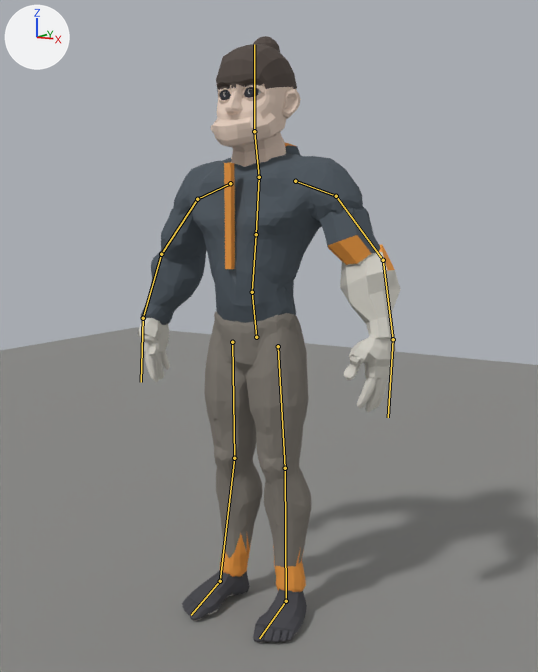
What one commit did to the Blender file assets/characters/hero/hero.blend.
One viewpoint serves both versions: a camera (50 mm lens) standing at (1.258, -1.974, 1.257) and looking at (0.08, -0.068, 0.925). The lights are fixed; the arrows at upper left show +X, +Y and +Z. The picture after the commit comes second. The bones that bend it are drawn over the model as lines.

In view in the first picture: 'Ground', 'Hero', 'HoodDown', 'HoodieShell', 'JoggersShell'.
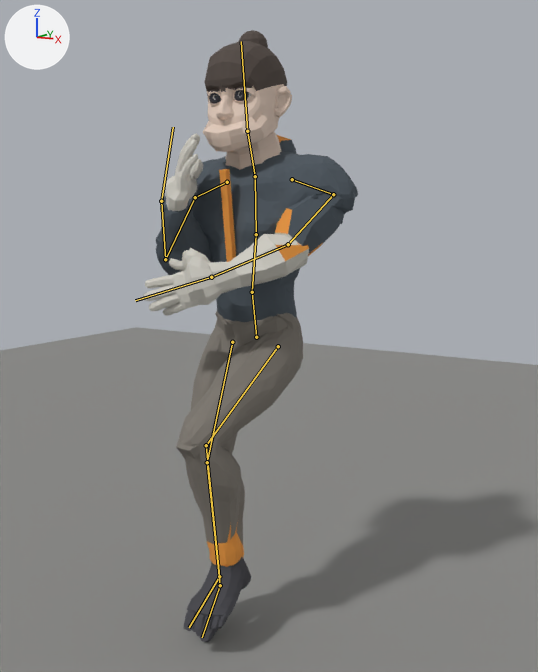
The newer file adds an action. The first version stands in its rest pose; the second is drawn at frame 5 of the action 'Air'.

Where the change shows, as pixel boxes [x1, y1, x2, y2] in the pictures (538 x 672 px):
'Hero', posed (18% narrower): before [138, 36, 401, 643]; after [143, 30, 358, 642]
'JoggersShell', posed (16% wider, 9% shorter): before [204, 311, 311, 592]; after [179, 311, 303, 567]
'HoodieShell', posed (9% narrower): before [141, 154, 363, 325]; after [156, 152, 358, 322]
'HoodDown', posed (mostly hidden): before [285, 143, 300, 155]; after [277, 135, 297, 154]
bone 'Chest', root to tip: before (256, 234) to (259, 177); after (256, 234) to (255, 176)
bone 'LeftUpperArm', root to tip: before (336, 196) to (383, 260); after (333, 194) to (288, 244)
bone 'LeftLowerArm', root to tip: before (383, 260) to (393, 339); after (288, 244) to (211, 277)
bone 'LeftHand', root to tip: before (393, 339) to (388, 417); after (211, 277) to (135, 300)
bone 'RightUpperArm', root to tip: before (197, 199) to (161, 254); after (195, 197) to (165, 259)
bone 'RightLowerArm', root to tip: before (161, 254) to (143, 318); after (165, 259) to (161, 201)
bone 'RightHand', root to tip: before (143, 318) to (141, 382); after (161, 201) to (173, 127)
bone 'LeftUpperLeg', root to tip: before (278, 346) to (285, 468); after (278, 346) to (206, 445)
bone 'LeftLowerLeg', root to tip: before (285, 468) to (286, 601); after (206, 445) to (219, 576)
bone 'LeftFoot', root to tip: before (286, 601) to (259, 638); after (219, 576) to (189, 627)
bone 'RightUpperLeg', root to tip: before (232, 342) to (234, 458); after (232, 342) to (207, 462)
bone 'RightLowerLeg', root to tip: before (234, 458) to (220, 581); after (207, 462) to (220, 585)
bone 'RightFoot', root to tip: before (220, 581) to (191, 615); after (220, 585) to (202, 637)

The change, as a diff of the scene's bpy script:
```diff
--- a/assets/characters/hero/hero.blend.py
+++ b/assets/characters/hero/hero.blend.py
@@ bone_chest @@
 bone_chest = bpy.data.objects['HeroRig'].pose.bones['Chest']  # child of 'Spine'
-bone_chest.rotation_quaternion = (1.0, 0.0, 0.0, 0.0)  # degrees (0, 0, 0)
+bone_chest.rotation_quaternion = (0.998, 0.064, 0.0, 0.0)  # degrees (7, 0, 0)
@@ bone_leftupperarm @@
 bone_leftupperarm = bpy.data.objects['HeroRig'].pose.bones['LeftUpperArm']  # child of 'LeftShoulder'
-bone_leftupperarm.rotation_quaternion = (1.0, 0.0, 0.0, 0.0)  # degrees (0, 0, 0)
+bone_leftupperarm.rotation_quaternion = (0.791, -0.564, 0.104, 0.214)  # degrees (-68, 24, 14)
@@ bone_leftlowerarm @@
 bone_leftlowerarm = bpy.data.objects['HeroRig'].pose.bones['LeftLowerArm']  # child of 'LeftUpperArm'
-bone_leftlowerarm.rotation_quaternion = (1.0, 0.0, 0.0, 0.0)  # degrees (0, 0, 0)
+bone_leftlowerarm.rotation_quaternion = (0.995, -0.105, 0.0, 0.0)  # degrees (-12, 0, 0)
@@ bone_lefthand @@
 bone_lefthand = bpy.data.objects['HeroRig'].pose.bones['LeftHand']  # child of 'LeftLowerArm'
-bone_lefthand.rotation_quaternion = (1.0, 0.0, 0.0, 0.0)  # degrees (0, 0, 0)
+bone_lefthand.rotation_quaternion = (0.996, -0.087, 0.0, 0.0)  # degrees (-10, 0, 0)
@@ bone_rightupperarm @@
 bone_rightupperarm = bpy.data.objects['HeroRig'].pose.bones['RightUpperArm']  # child of 'RightShoulder'
-bone_rightupperarm.rotation_quaternion = (1.0, 0.0, 0.0, 0.0)  # degrees (0, 0, 0)
+bone_rightupperarm.rotation_quaternion = (0.891, -0.394, -0.129, -0.183)  # degrees (-45, -22, -14)
@@ bone_rightlowerarm @@
 bone_rightlowerarm = bpy.data.objects['HeroRig'].pose.bones['RightLowerArm']  # child of 'RightUpperArm'
-bone_rightlowerarm.rotation_quaternion = (1.0, 0.0, 0.0, 0.0)  # degrees (0, 0, 0)
+bone_rightlowerarm.rotation_quaternion = (0.609, -0.793, 0.0, 0.0)  # degrees (-105, 0, 0)
@@ bone_righthand @@
 bone_righthand = bpy.data.objects['HeroRig'].pose.bones['RightHand']  # child of 'RightLowerArm'
-bone_righthand.rotation_quaternion = (1.0, 0.0, 0.0, 0.0)  # degrees (0, 0, 0)
+bone_righthand.rotation_quaternion = (0.985, -0.174, 0.0, 0.0)  # degrees (-20, 0, 0)
@@ bone_leftupperleg @@
 bone_leftupperleg = bpy.data.objects['HeroRig'].pose.bones['LeftUpperLeg']  # child of 'Hips'
-bone_leftupperleg.rotation_quaternion = (1.0, 0.0, 0.0, 0.0)  # degrees (0, 0, 0)
+bone_leftupperleg.rotation_quaternion = (0.883, -0.463, 0.046, 0.063)  # degrees (-55, 8, 4)
@@ bone_leftlowerleg @@
 bone_leftlowerleg = bpy.data.objects['HeroRig'].pose.bones['LeftLowerLeg']  # child of 'LeftUpperLeg'
-bone_leftlowerleg.rotation_quaternion = (1.0, 0.0, 0.0, 0.0)  # degrees (0, 0, 0)
+bone_leftlowerleg.rotation_quaternion = (0.819, 0.574, 0.0, 0.0)  # degrees (70, 0, 0)
@@ bone_leftfoot @@
 bone_leftfoot = bpy.data.objects['HeroRig'].pose.bones['LeftFoot']  # child of 'LeftLowerLeg'
-bone_leftfoot.rotation_quaternion = (1.0, 0.0, 0.0, 0.0)  # degrees (0, 0, 0)
+bone_leftfoot.rotation_quaternion = (0.996, 0.087, 0.0, 0.0)  # degrees (10, 0, 0)
@@ bone_rightupperleg @@
 bone_rightupperleg = bpy.data.objects['HeroRig'].pose.bones['RightUpperLeg']  # child of 'Hips'
-bone_rightupperleg.rotation_quaternion = (1.0, 0.0, 0.0, 0.0)  # degrees (0, 0, 0)
+bone_rightupperleg.rotation_quaternion = (0.95, -0.302, -0.056, -0.054)  # degrees (-35, -8, -4)
@@ bone_rightlowerleg @@
 bone_rightlowerleg = bpy.data.objects['HeroRig'].pose.bones['RightLowerLeg']  # child of 'RightUpperLeg'
-bone_rightlowerleg.rotation_quaternion = (1.0, 0.0, 0.0, 0.0)  # degrees (0, 0, 0)
+bone_rightlowerleg.rotation_quaternion = (0.906, 0.423, 0.0, 0.0)  # degrees (50, 0, 0)
@@ bone_rightfoot @@
 bone_rightfoot = bpy.data.objects['HeroRig'].pose.bones['RightFoot']  # child of 'RightLowerLeg'
-bone_rightfoot.rotation_quaternion = (1.0, 0.0, 0.0, 0.0)  # degrees (0, 0, 0)
+bone_rightfoot.rotation_quaternion = (0.996, 0.087, 0.0, 0.0)  # degrees (10, 0, 0)
```
